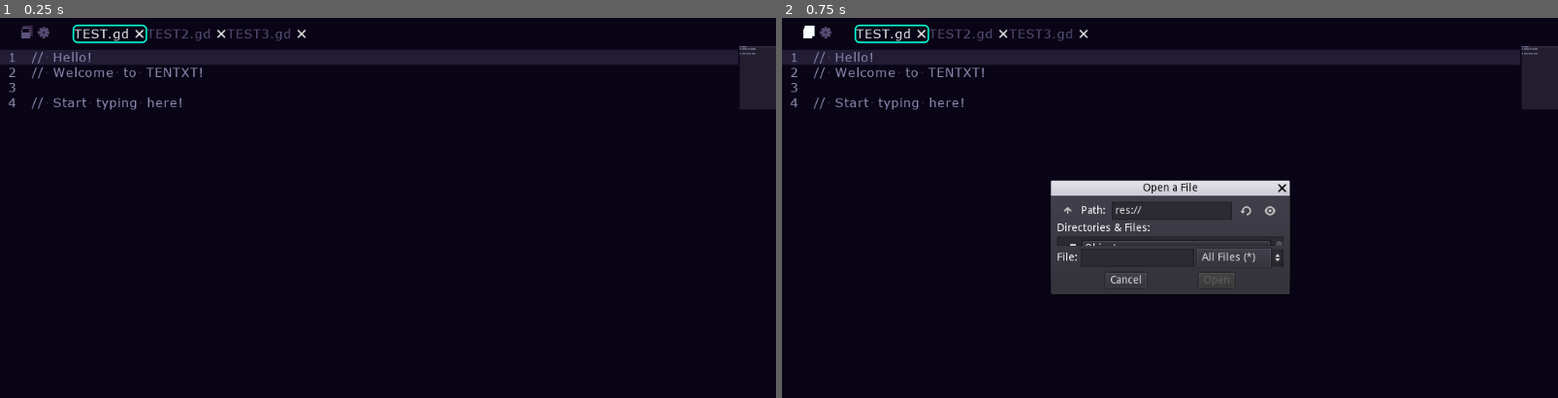
Above: before the commit, frames 1-2 (left to right).
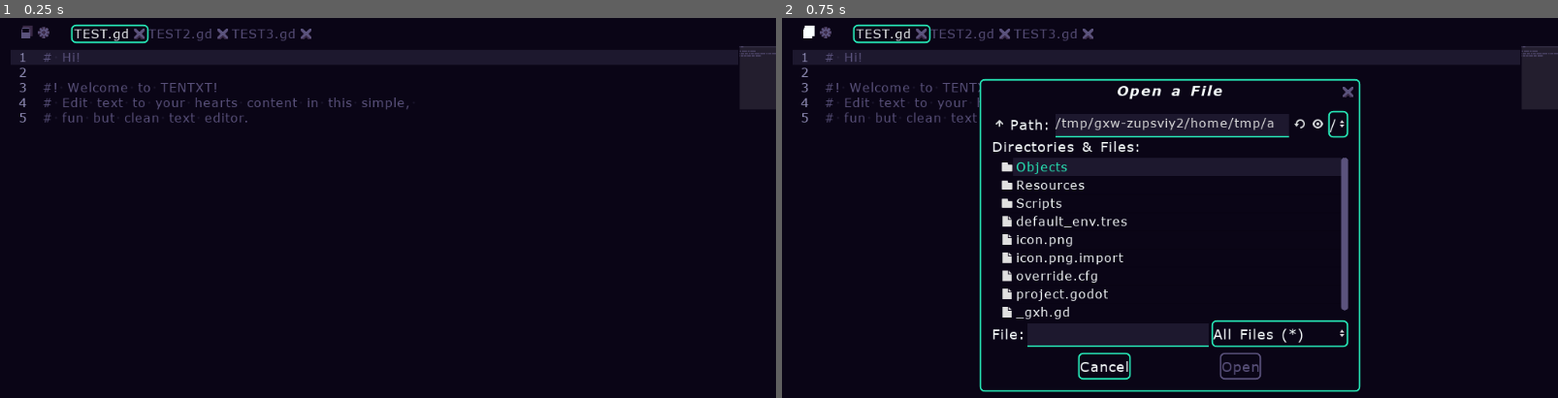
Above: after the commit, the same moments.

Repository: Tenseven-107/TENTXT_text_editor
Game: Godot game, scene res://Objects/Scenes/Main.tscn
The game is run twice, just before and just after one commit, with the same random seed, the same clock (stepped at 60 frames per second) and the same inputs.
Inputs (mouse positions are in pixels of both pictures, inside the frame that each line leads up to):
- Up to frame 1 (0.25 s): no input
- Up to frame 2 (0.75 s): click (805, 33) at 0.5 s

The runs differ from the first frame. In frame 1, 1.7% of the frame differs, in the area x 0-100%, y 1-28%; in frame 2, 15%, in the area x 0-100%, y 1-99%.

Commit message:
Worked a ton on the UI and some functions

Diff:
--- /dev/null
+++ b/Objects/Main/SystemFileDialog.tscn
@@ -0,0 +1,23 @@
+[gd_scene load_steps=3 format=2]
+
+[ext_resource path="res://Scripts/Files/ProjectFileDialog.gd" type="Script" id=1]
+[ext_resource path="res://Resources/Themes/default_theme.tres" type="Theme" id=2]
+
+[node name="SystemFileDialog" type="FileDialog"]
+visible = true
+anchor_left = 0.5
+anchor_top = 0.5
+anchor_right = 0.5
+anchor_bottom = 0.5
+margin_left = -251.0
+margin_top = -189.5
+margin_right = 251.0
+margin_bottom = 189.5
+theme = ExtResource( 2 )
+popup_exclusive = true
+window_title = "Open a File"
+resizable = true
+dialog_hide_on_ok = true
+mode = 0
+access = 2
+script = ExtResource( 1 )
--- a/Objects/Main/TextEditor.tscn
+++ b/Objects/Main/TextEditor.tscn
@@ -9,10 +9,11 @@
 size_flags_horizontal = 3
 size_flags_vertical = 3
 theme = ExtResource( 1 )
-text = "// Hello!
-// Welcome to TENTXT!
+text = "# Hi!
 
-// Start typing here!"
+#! Welcome to TENTXT!
+# Edit text to your hearts content in this simple,
+# fun but clean text editor."
 highlight_current_line = true
 syntax_highlighting = true
 show_line_numbers = true
--- a/Objects/Scenes/Main.tscn
+++ b/Objects/Scenes/Main.tscn
@@ -9,7 +9,10 @@
 [ext_resource path="res://Resources/Icons/Options_Hover.png" type="Texture" id=7]
 [ext_resource path="res://Resources/Icons/File_open_Press.png" type="Texture" id=8]
 [ext_resource path="res://Resources/Icons/Options_Press.png" type="Texture" id=9]
-[ext_resource path="res://Scripts/Files/ProjectFileDialog.gd" type="Script" id=10]
+[ext_resource path="res://Objects/Main/SystemFileDialog.tscn" type="PackedScene" id=10]
+[ext_resource path="res://Resources/Languages/GDScript_support.tres" type="Resource" id=11]
+[ext_resource path="res://Scripts/Editing/SyntaxChanger.gd" type="Script" id=12]
+[ext_resource path="res://Resources/Languages/Csharp_support.tres" type="Resource" id=13]
 
 [node name="Main" type="Node"]
 
@@ -24,11 +27,11 @@
 [node name="TextureBG" type="TextureRect" parent="Control/BackLayer"]
 anchor_right = 1.0
 anchor_bottom = 1.0
-expand = true
 
 [node name="VideoBG" type="VideoPlayer" parent="Control/BackLayer"]
 anchor_right = 1.0
 anchor_bottom = 1.0
+expand = false
 
 [node name="EditorFront" type="VBoxContainer" parent="Control"]
 anchor_right = 1.0
@@ -56,8 +59,8 @@
 size_flags_stretch_ratio = 0.03
 theme = ExtResource( 1 )
 script = ExtResource( 2 )
-file_dialog_path = NodePath("../../FileDialog")
-text_editor_path = NodePath("../Editor/TextEditor")
+file_dialog_path = NodePath("../../SystemFileDialog")
+text_editor_path = NodePath("../Editor/HBoxContainer/TextEditor")
 
 [node name="BackPanel" type="Panel" parent="Control/EditorFront/FileTabs"]
 anchor_right = 1.0
@@ -132,19 +135,27 @@
 margin_bottom = 600.0
 size_flags_vertical = 3
 
-[node name="TextEditor" parent="Control/EditorFront/Editor" instance=ExtResource( 3 )]
+[node name="HBoxContainer" type="HBoxContainer" parent="Control/EditorFront/Editor"]
+anchor_right = 1.0
+anchor_bottom = 1.0
 
-[node name="FileDialog" type="FileDialog" parent="Control"]
-anchor_left = 0.5
-anchor_top = 0.5
-anchor_right = 0.5
-anchor_bottom = 0.5
-margin_left = -157.5
-margin_top = -65.0
-margin_right = 157.5
-margin_bottom = 65.0
-popup_exclusive = true
-window_title = "Open a file"
-resizable = true
-mode = 0
-script = ExtResource( 10 )
+[node name="SmallSideMargin" type="Control" parent="Control/EditorFront/Editor/HBoxContainer"]
+margin_right = 10.0
+margin_bottom = 563.0
+size_flags_horizontal = 3
+size_flags_stretch_ratio = 0.01
+
+[node name="TextEditor" parent="Control/EditorFront/Editor/HBoxContainer" instance=ExtResource( 3 )]
+anchor_right = 0.0
+anchor_bottom = 0.0
+margin_left = 14.0
+margin_right = 1024.0
+margin_bottom = 563.0
+
+[node name="SyntaxChanger" type="Node" parent="Control/EditorFront/Editor"]
+script = ExtResource( 12 )
+syntaxes = [ ExtResource( 11 ), ExtResource( 13 ) ]
+text_editor_path = NodePath("../HBoxContainer/TextEditor")
+
+[node name="SystemFileDialog" parent="Control" instance=ExtResource( 10 )]
+visible = false
--- /dev/null
+++ b/Resources/Fonts/default_editor_font.tres
@@ -0,0 +1,9 @@
+[gd_resource type="DynamicFont" load_steps=2 format=2]
+
+[ext_resource path="res://Resources/Fonts/FontData/VERDANA.TTF" type="DynamicFontData" id=1]
+
+[resource]
+size = 18
+extra_spacing_char = 1
+extra_spacing_space = 3
+font_data = ExtResource( 1 )
--- /dev/null
+++ b/Resources/Fonts/default_font_title.tres
@@ -0,0 +1,11 @@
+[gd_resource type="DynamicFont" load_steps=2 format=2]
+
+[ext_resource path="res://Resources/Fonts/FontData/VERDANAZ.TTF" type="DynamicFontData" id=1]
+
+[resource]
+size = 18
+extra_spacing_top = -8
+extra_spacing_bottom = -8
+extra_spacing_char = 2
+extra_spacing_space = 3
+font_data = ExtResource( 1 )
--- /dev/null
+++ b/Resources/Languages/Csharp_support.tres
@@ -0,0 +1,14 @@
+[gd_resource type="Resource" load_steps=2 format=2]
+
+[ext_resource path="res://Scripts/Editing/LanguageSupport.gd" type="Script" id=1]
+
+[resource]
+script = ExtResource( 1 )
+language_extension = ".cs"
+language_name = "C#"
+keywords = [ "var" ]
+built_in_classes = [ "String", "Array" ]
+value_prefixes = [ "\"" ]
+comments = [ "//" ]
+split_comments = [ "/**./" ]
+bookmark_prefixes = [  ]
--- /dev/null
+++ b/Resources/Languages/GDScript_support.tres
@@ -0,0 +1,14 @@
+[gd_resource type="Resource" load_steps=2 format=2]
+
+[ext_resource path="res://Scripts/Editing/LanguageSupport.gd" type="Script" id=1]
+
+[resource]
+script = ExtResource( 1 )
+language_extension = ".gd"
+language_name = "GDScript"
+keywords = [ "var", "setget", "func" ]
+built_in_classes = [ "String", "Array" ]
+value_prefixes = [ "\"" ]
+comments = [ "#" ]
+split_comments = [  ]
+bookmark_prefixes = [ "#!" ]
--- /dev/null
+++ b/Resources/Languages/Markdown_support.tres
@@ -0,0 +1,14 @@
+[gd_resource type="Resource" load_steps=2 format=2]
+
+[ext_resource path="res://Scripts/Editing/LanguageSupport.gd" type="Script" id=1]
+
+[resource]
+script = ExtResource( 1 )
+language_extension = ".md"
+language_name = "Markdown"
+keywords = [  ]
+built_in_classes = [  ]
+value_prefixes = [  ]
+comments = [ "#" ]
+split_comments = [  ]
+bookmark_prefixes = [  ]
--- a/Resources/Themes/default_theme.tres
+++ b/Resources/Themes/default_theme.tres
@@ -1,6 +1,55 @@
-[gd_resource type="Theme" load_steps=16 format=2]
+[gd_resource type="Theme" load_steps=34 format=2]
 
 [ext_resource path="res://Resources/Fonts/default_font.tres" type="DynamicFont" id=1]
+[ext_resource path="res://Resources/Fonts/default_font_title.tres" type="DynamicFont" id=2]
+[ext_resource path="res://Resources/Fonts/default_editor_font.tres" type="DynamicFont" id=3]
+[ext_resource path="res://Resources/Icons/Close.png" type="Texture" id=4]
+
+[sub_resource type="StyleBoxFlat" id=22]
+bg_color = Color( 0.0392157, 0.0196078, 0.0862745, 1 )
+border_width_left = 2
+border_width_top = 2
+border_width_right = 2
+border_width_bottom = 2
+border_color = Color( 0.356863, 0.32549, 0.490196, 1 )
+corner_radius_top_left = 6
+corner_radius_top_right = 6
+corner_radius_bottom_right = 6
+corner_radius_bottom_left = 6
+expand_margin_top = 4.0
+expand_margin_bottom = 4.0
+
+[sub_resource type="StyleBoxEmpty" id=18]
+
+[sub_resource type="StyleBoxFlat" id=23]
+bg_color = Color( 0.0392157, 0.0196078, 0.0862745, 1 )
+border_width_left = 2
+border_width_top = 2
+border_width_right = 2
+border_width_bottom = 2
+border_color = Color( 0.980392, 1, 1, 1 )
+corner_radius_top_left = 6
+corner_radius_top_right = 6
+corner_radius_bottom_right = 6
+corner_radius_bottom_left = 6
+expand_margin_top = 4.0
+expand_margin_bottom = 4.0
+
+[sub_resource type="StyleBoxFlat" id=19]
+bg_color = Color( 0.0392157, 0.0196078, 0.0862745, 1 )
+border_width_left = 2
+border_width_top = 2
+border_width_right = 2
+border_width_bottom = 2
+border_color = Color( 0.152941, 0.933333, 0.733333, 1 )
+corner_radius_top_left = 6
+corner_radius_top_right = 6
+corner_radius_bottom_right = 6
+corner_radius_bottom_left = 6
+expand_margin_top = 4.0
+expand_margin_bottom = 4.0
+
+[sub_resource type="StyleBoxEmpty" id=21]
 
 [sub_resource type="StyleBoxFlat" id=2]
 bg_color = Color( 0.356863, 0.32549, 0.490196, 1 )
@@ -23,11 +72,29 @@
 corner_radius_bottom_right = 6
 corner_radius_bottom_left = 6
 
-[sub_resource type="StyleBoxLine" id=5]
-color = Color( 0.0666667, 0.0196078, 0.141176, 1 )
-grow_begin = 0.0
-grow_end = 0.0
-thickness = 10
+[sub_resource type="StyleBoxEmpty" id=25]
+content_margin_top = 8.0
+content_margin_bottom = 1.0
+
+[sub_resource type="StyleBoxLine" id=31]
+color = Color( 0.152941, 0.933333, 0.733333, 1 )
+thickness = 2
+
+[sub_resource type="StyleBoxEmpty" id=27]
+
+[sub_resource type="StyleBoxFlat" id=28]
+bg_color = Color( 0.356863, 0.32549, 0.490196, 0.235294 )
+border_width_bottom = 2
+border_color = Color( 0.152941, 0.933333, 0.733333, 1 )
+expand_margin_bottom = 4.0
+shadow_color = Color( 0, 0, 0, 0 )
+
+[sub_resource type="StyleBoxFlat" id=29]
+bg_color = Color( 0.356863, 0.32549, 0.490196, 0.235294 )
+border_width_bottom = 2
+border_color = Color( 0.356863, 0.32549, 0.490196, 1 )
+expand_margin_bottom = 4.0
+shadow_color = Color( 0, 0, 0, 0 )
 
 [sub_resource type="StyleBoxFlat" id=1]
 bg_color = Color( 0.0392157, 0.0196078, 0.0862745, 0.784314 )
@@ -42,7 +109,7 @@
 border_width_top = 2
 border_width_right = 2
 border_width_bottom = 2
-border_color = Color( 0, 1, 0.843137, 1 )
+border_color = Color( 0.152941, 0.933333, 0.733333, 1 )
 corner_radius_top_left = 6
 corner_radius_top_right = 6
 corner_radius_bottom_right = 6
@@ -59,77 +126,142 @@
 
 [sub_resource type="StyleBoxEmpty" id=10]
 
-[sub_resource type="StyleBoxFlat" id=12]
-bg_color = Color( 0.980392, 1, 1, 1 )
-corner_radius_top_left = 6
-corner_radius_top_right = 6
-corner_radius_bottom_right = 6
-corner_radius_bottom_left = 6
+[sub_resource type="StyleBoxEmpty" id=35]
 
 [sub_resource type="StyleBoxEmpty" id=15]
+content_margin_left = 2.0
+content_margin_right = 2.0
+content_margin_top = 0.0
+content_margin_bottom = 0.0
 
 [sub_resource type="StyleBoxEmpty" id=16]
 
+[sub_resource type="StyleBoxFlat" id=36]
+bg_color = Color( 0.0392157, 0.0196078, 0.0862745, 1 )
+border_width_left = 2
+border_width_top = 2
+border_width_right = 2
+border_width_bottom = 2
+border_color = Color( 0.152941, 0.933333, 0.733333, 1 )
+corner_radius_top_left = 6
+corner_radius_top_right = 6
+corner_radius_bottom_right = 6
+corner_radius_bottom_left = 6
+expand_margin_left = 2.0
+expand_margin_right = 2.0
+
+[sub_resource type="StyleBoxEmpty" id=37]
+
+[sub_resource type="StyleBoxFlat" id=33]
+bg_color = Color( 0.0392157, 0.0196078, 0.0862745, 1 )
+expand_margin_top = 4.0
+expand_margin_bottom = 4.0
+
+[sub_resource type="StyleBoxFlat" id=34]
+bg_color = Color( 0.356863, 0.32549, 0.490196, 0.235294 )
+
 [sub_resource type="StyleBoxEmpty" id=6]
 
-[sub_resource type="StyleBoxLine" id=7]
-color = Color( 0.0666667, 0.0196078, 0.141176, 1 )
-grow_begin = 0.0
-grow_end = 0.0
-thickness = 10
+[sub_resource type="StyleBoxEmpty" id=26]
+content_margin_left = 8.0
+content_margin_right = 1.0
+
+[sub_resource type="StyleBoxLine" id=32]
+color = Color( 0.152941, 0.933333, 0.733333, 1 )
+thickness = 2
 vertical = true
 
+[sub_resource type="StyleBoxFlat" id=30]
+bg_color = Color( 0.0392157, 0.0196078, 0.0862745, 1 )
+border_width_left = 2
+border_width_top = 2
+border_width_right = 2
+border_width_bottom = 2
+border_color = Color( 0.152941, 0.933333, 0.733333, 1 )
+corner_radius_top_left = 6
+corner_radius_top_right = 6
+corner_radius_bottom_right = 6
+corner_radius_bottom_left = 6
+expand_margin_top = 30.0
+expand_margin_bottom = 4.0
+
 [resource]
-Button/fonts/font = ExtResource( 1 )
+Button/colors/font_color = Color( 0.980392, 1, 1, 1 )
+Button/colors/font_color_disabled = Color( 0.356863, 0.32549, 0.490196, 1 )
+Button/colors/font_color_focus = Color( 0.980392, 1, 1, 1 )
+Button/colors/font_color_hover = Color( 0.980392, 1, 1, 1 )
+Button/colors/font_color_pressed = Color( 0.152941, 0.933333, 0.733333, 1 )
+Button/fonts/font = ExtResource( 3 )
+Button/styles/disabled = SubResource( 22 )
+Button/styles/focus = SubResource( 18 )
+Button/styles/hover = SubResource( 23 )
+Button/styles/normal = SubResource( 19 )
+Button/styles/pressed = SubResource( 21 )
+ColorPickerButton/fonts/font = ExtResource( 1 )
+Dialogs/constants/margin = 16
 HScrollBar/styles/grabber = SubResource( 2 )
 HScrollBar/styles/grabber_highlight = SubResource( 3 )
 HScrollBar/styles/grabber_pressed = SubResource( 4 )
-HScrollBar/styles/scroll = SubResource( 5 )
-Label/fonts/font = ExtResource( 1 )
+HScrollBar/styles/scroll = SubResource( 25 )
+HSeparator/styles/separator = SubResource( 31 )
+Label/colors/font_color = Color( 0.980392, 1, 1, 1 )
+Label/fonts/font = ExtResource( 3 )
+LineEdit/colors/cursor_color = Color( 0.152941, 0.933333, 0.733333, 1 )
+LineEdit/colors/font_color_selected = Color( 0.0392157, 0.0196078, 0.0862745, 1 )
+LineEdit/colors/font_color_uneditable = Color( 0.356863, 0.32549, 0.490196, 1 )
+LineEdit/colors/selection_color = Color( 0.980392, 1, 1, 1 )
 LineEdit/fonts/font = ExtResource( 1 )
+LineEdit/styles/focus = SubResource( 27 )
+LineEdit/styles/normal = SubResource( 28 )
+LineEdit/styles/read_only = SubResource( 29 )
 Panel/styles/panel = SubResource( 1 )
+PopupDialog/styles/panel = SubResource( 19 )
 PopupMenu/constants/hseparation = 4
 PopupMenu/constants/vseparation = 12
 PopupMenu/fonts/font = ExtResource( 1 )
 PopupMenu/styles/hover = SubResource( 14 )
 PopupMenu/styles/panel = SubResource( 11 )
 PopupMenu/styles/panel_disabled = SubResource( 13 )
+PopupMenu/styles/separator = SubResource( 31 )
 TabContainer/fonts/font = ExtResource( 1 )
 Tabs/colors/font_color_bg = Color( 0.356863, 0.32549, 0.490196, 1 )
 Tabs/colors/font_color_disabled = Color( 0.356863, 0.32549, 0.490196, 0.196078 )
 Tabs/colors/font_color_fg = Color( 0.980392, 1, 1, 1 )
 Tabs/constants/hseparation = 6
 Tabs/fonts/font = ExtResource( 1 )
+Tabs/icons/close = ExtResource( 4 )
 Tabs/styles/button = SubResource( 10 )
-Tabs/styles/button_pressed = SubResource( 12 )
+Tabs/styles/button_pressed = SubResource( 35 )
 Tabs/styles/tab_bg = SubResource( 15 )
 Tabs/styles/tab_disabled = SubResource( 16 )
-Tabs/styles/tab_fg = SubResource( 11 )
-TextEdit/colors/bookmark_color = Color( 0, 1, 0.843137, 1 )
-TextEdit/colors/brace_mismatch_color = Color( 0.839216, 0.101961, 0.533333, 1 )
+Tabs/styles/tab_fg = SubResource( 36 )
+TextEdit/colors/bookmark_color = Color( 0.152941, 0.933333, 0.733333, 1 )
+TextEdit/colors/brace_mismatch_color = Color( 0.831373, 0.117647, 0.235294, 1 )
 TextEdit/colors/breakpoint_color = Color( 0.831373, 0.117647, 0.235294, 1 )
-TextEdit/colors/caret_background_color = Color( 0, 0, 0, 1 )
-TextEdit/colors/caret_color = Color( 0, 1, 0.843137, 1 )
+TextEdit/colors/built_in_class = Color( 0.239216, 1, 0.431373, 1 )
+TextEdit/colors/caret_background_color = Color( 0.0392157, 0.0196078, 0.0862745, 1 )
+TextEdit/colors/caret_color = Color( 0.152941, 0.933333, 0.733333, 1 )
 TextEdit/colors/code_folding_color = Color( 0.8, 0.8, 0.8, 0.8 )
-TextEdit/colors/comment_color = Color( 0.572549, 0.560784, 0.721569, 1 )
-TextEdit/colors/completion_background_color = Color( 0.168627, 0.160784, 0.2, 1 )
+TextEdit/colors/comment_color = Color( 0.356863, 0.32549, 0.490196, 1 )
+TextEdit/colors/completion_background_color = Color( 0.356863, 0.32549, 0.490196, 0.235294 )
 TextEdit/colors/completion_existing_color = Color( 0.87, 0.87, 0.87, 0.13 )
-TextEdit/colors/completion_font_color = Color( 0.67, 0.67, 0.67, 1 )
-TextEdit/colors/completion_scroll_color = Color( 1, 1, 1, 0.29 )
+TextEdit/colors/completion_font_color = Color( 0.670588, 0.670588, 0.670588, 1 )
+TextEdit/colors/completion_scroll_color = Color( 1, 1, 1, 0.290196 )
 TextEdit/colors/completion_selected_color = Color( 0.26, 0.26, 0.27, 1 )
-TextEdit/colors/current_line_color = Color( 0.356863, 0.32549, 0.490196, 0.294118 )
+TextEdit/colors/current_line_color = Color( 0.356863, 0.32549, 0.490196, 0.235294 )
 TextEdit/colors/executing_line_color = Color( 0.2, 0.8, 0.2, 0.4 )
 TextEdit/colors/font_color = Color( 0.980392, 1, 1, 1 )
 TextEdit/colors/font_color_readonly = Color( 0.88, 0.88, 0.88, 0.5 )
-TextEdit/colors/font_color_selected = Color( 0, 0, 0, 1 )
+TextEdit/colors/font_color_selected = Color( 0.0392157, 0.0196078, 0.0862745, 1 )
 TextEdit/colors/function_color = Color( 0.282353, 0.545098, 0.831373, 1 )
+TextEdit/colors/keyword_color = Color( 1, 0.254902, 0.490196, 1 )
 TextEdit/colors/line_number_color = Color( 0.572549, 0.560784, 0.721569, 1 )
 TextEdit/colors/mark_color = Color( 1, 0.4, 0.4, 0.4 )
-TextEdit/colors/member_variable_color = Color( 0.9, 0.31, 0.35, 1 )
+TextEdit/colors/member_variable_color = Color( 1, 0.254902, 0.490196, 1 )
 TextEdit/colors/number_color = Color( 0.776471, 0.847059, 0.192157, 1 )
+TextEdit/colors/prefix_value_color = Color( 1, 0.592157, 0.341176, 1 )
 TextEdit/colors/safe_line_number_color = Color( 0.67, 0.78, 0.67, 0.6 )
 TextEdit/colors/selection_color = Color( 1, 1, 1, 1 )
-TextEdit/colors/string_value_color = Color( 1, 0.592157, 0.341176, 1 )
 TextEdit/colors/symbol_color = Color( 0.94, 0.94, 0.94, 1 )
 TextEdit/colors/word_highlighted_color = Color( 0.8, 0.9, 0.9, 0.15 )
 TextEdit/constants/completion_lines = 7
@@ -137,10 +269,25 @@
 TextEdit/constants/completion_scroll_width = 7
 TextEdit/constants/line_spacing = 10
 TextEdit/fonts/font = ExtResource( 1 )
+TextEdit/styles/focus = SubResource( 37 )
 TextEdit/styles/normal = SubResource( 1 )
+Tree/colors/font_color = Color( 0.980392, 1, 1, 1 )
+Tree/colors/font_color_selected = Color( 0.152941, 0.933333, 0.733333, 1 )
 Tree/fonts/font = ExtResource( 1 )
 Tree/fonts/title_button_font = ExtResource( 1 )
+Tree/styles/bg = SubResource( 33 )
+Tree/styles/selected = SubResource( 34 )
+Tree/styles/selected_focus = SubResource( 34 )
 VScrollBar/styles/grabber = SubResource( 2 )
 VScrollBar/styles/grabber_highlight = SubResource( 3 )
 VScrollBar/styles/grabber_pressed = SubResource( 6 )
-VScrollBar/styles/scroll = SubResource( 7 )
+VScrollBar/styles/scroll = SubResource( 26 )
+VSeparator/styles/separator = SubResource( 32 )
+WindowDialog/colors/title_color = Color( 0.980392, 1, 1, 1 )
+WindowDialog/constants/close_h_ofs = 24
+WindowDialog/constants/close_v_ofs = 21
+WindowDialog/constants/title_height = 32
+WindowDialog/fonts/title_font = ExtResource( 2 )
+WindowDialog/icons/close = ExtResource( 4 )
+WindowDialog/icons/close_highlight = ExtResource( 4 )
+WindowDialog/styles/panel = SubResource( 30 )
--- /dev/null
+++ b/Scripts/Editing/LanguageSupport.gd
@@ -0,0 +1,30 @@
+extends Resource
+class_name EditorLanguageSupport
+
+
+
+
+# Lists of different words
+export (String) var language_extension: String = ".gd"
+export (String) var language_name: String = "GDScript"
+
+# - Keywords
+export (Array, String) var keywords: Array
+
+# - Class
+export (Array, String) var built_in_classes: Array
+
+# - Value prefixes (strings)
+export (Array, String) var value_prefixes: Array = ["\""]
+
+# - Comments
+export (Array, String) var comments: Array
+
+# - Split Comments
+# With split comments, fill in the start (like "/**") split with a . and then the end, like: "/**./"
+export (Array, String) var split_comments: Array
+
+
+# Other
+# - Bookmark prefix
+export (Array, String) var bookmark_prefixes: Array
--- /dev/null
+++ b/Scripts/Editing/SyntaxChanger.gd
@@ -0,0 +1,81 @@
+extends Node
+class_name SyntaxChanger
+tool
+
+
+
+# List of all syntaxes
+export (Array, Resource) var syntaxes: Array setget set_syntaxes, get_syntaxes
+
+
+func set_syntaxes(new_list: Array):
+	for syntax in new_list:
+		if (syntax is EditorLanguageSupport) == false and syntax != null:
+			return
+
+	syntaxes = new_list
+
+func get_syntaxes() -> Array: return syntaxes
+
+
+
+# Objects
+export (NodePath) var text_editor_path: NodePath
+onready var text_editor: TextEditor = get_node(text_editor_path)
+
+
+
+# Setup
+func _ready():
+	load_syntax_based_on_extension(".gd") # Standard openning language
+
+
+
+# Load syntax with extension
+func load_syntax_based_on_extension(extension: String):
+	var used_syntax: EditorLanguageSupport
+
+	for syntax in syntaxes:
+		if syntax is EditorLanguageSupport and syntax.language_extension == extension:
+			used_syntax = syntax
+
+	if used_syntax == null:
+		text_editor.reset_syntax()
+		return
+
+	apply_syntax(used_syntax)
+	text_editor.set_syntax(used_syntax)
+
+
+
+# Load syntax from list based on extension on path
+func load_syntax_based_on_path(path: String):
+	pass
+
+
+
+# Apply syntax
+func apply_syntax(syntax: EditorLanguageSupport):
+	text_editor.clear_colors()
+
+	# Add keywords
+	# - Keywords
+	for keyword in syntax.keywords:
+		text_editor.add_keyword_color(keyword, text_editor.get_color("keyword_color", text_editor.theme_type_variation))
+
+	# - Built in classes
+	for _class in syntax.built_in_classes:
+		text_editor.add_keyword_color(_class, text_editor.get_color("built_in_class", text_editor.theme_type_variation))
+
+	# - Value prefixes
+	for value_prefix in syntax.value_prefixes:
+		text_editor.add_color_region(value_prefix, value_prefix, text_editor.get_color("prefix_value_color", text_editor.theme_type_variation))
+
+	# - comments
+	for comment_prefix in syntax.comments:
+		text_editor.add_color_region(comment_prefix, "", text_editor.get_color("comment_color", text_editor.theme_type_variation), true)
+
+	# - Split comments
+	for split_comment_prefix in syntax.split_comments:
+		var prefixes: Array = split_comment_prefix.split(".", true, 1)
+		text_editor.add_color_region(prefixes[0], prefixes[1], text_editor.get_color("comment_color", text_editor.theme_type_variation), false)
--- a/Scripts/Editing/TextEditor.gd
+++ b/Scripts/Editing/TextEditor.gd
@@ -1,5 +1,13 @@
 extends TextEdit
 class_name TextEditor
+
+
+
+# CONTSANTS
+const READ_UPDATE_TIME: float = 0.5
+
+# Current syntax auto prefixes
+var current_book_mark_prefixes: Array = []
 
 
 
@@ -7,7 +15,14 @@
 func _ready():
 	# Colors
 	set_editor_colors()
-	add_prefix_colors()
+
+	# Base set up
+	yield(get_tree().create_timer(READ_UPDATE_TIME), "timeout")
+
+	check_text()
+
+	# Set up signals
+	connect("text_changed", self, "check_text")
 
 
 # - Colors
@@ -18,24 +33,10 @@
 
 	VisualServer.set_default_clear_color(Color(bg_color.r, bg_color.g, bg_color.b))
 
-	# Set editor colors
-	theme.set_color("caret_background_color", theme_type_variation, bg_color)
-	theme.set_color("font_color_selected", theme_type_variation, bg_color)
 
 
-# -- Add prefix colors
-func add_prefix_colors():
-	# Values
-	add_color_region("\"", "\"", get_color("string_value_color"), false)
-
-	# Comments
-	# NOTE: Update these depending on filetype later to avoid prefixes having the wrong color in other languages
-	add_color_region("//", "", get_color("comment_color", theme_type_variation),true)
-	add_color_region("#", "", get_color("comment_color", theme_type_variation), true)
-
-
-
-# Openning a file
+# File management
+# - Openning a file
 func load_file(path: String):
 	var file: File = File.new()
 	file.open(path, File.READ)
@@ -43,3 +44,36 @@
 	text = file.get_as_text()
 
 	file.close()
+
+
+
+# Syntax control
+func set_syntax(used_syntax: EditorLanguageSupport):
+	if used_syntax == null: return
+
+	current_book_mark_prefixes = used_syntax.bookmark_prefixes
+
+
+
+# Checking text when text is updated
+func check_text():
+	check_for_editor_prefixes()
+
+
+# - Check if a new editor prefix is added
+func check_for_editor_prefixes():
+	# Wait a couple frames
+	yield(get_tree().create_timer(READ_UPDATE_TIME), "timeout")
+
+	# Bookmarks
+	for prefix in current_book_mark_prefixes: # OPTIMIZE LATER
+		for line_number in get_line_count():
+			if line_number == get_line_count(): break
+
+			# Adding bookmarks
+			if get_line(line_number).begins_with(prefix) == true:
+				set_line_as_bookmark(line_number, true)
+
+			# Removing bookmarks
+			if is_line_set_as_bookmark(line_number) and get_line(line_number).begins_with(prefix) == false:
+				set_line_as_bookmark(line_number, false)
--- a/Scripts/Files/EditorBar.gd
+++ b/Scripts/Files/EditorBar.gd
@@ -31,11 +31,10 @@
 
 
 
-# Open file dialog for user to select a file to open\
+# Open file dialog for user to select a file to open
 func open_file_dialog():
 	file_dialog.show()
 	file_dialog.invalidate()
-
 
 # -- Open the file
 func load_file(path: String):
@@ -43,7 +42,8 @@
 
 
 
-# Close tabs
+# Tab control
+# - Close tab
 func close_tab(tab_idx: int):
 	# TODO: Add a saving popup asking if you want to save this file
 
--- a/project.godot
+++ b/project.godot
@@ -14,6 +14,16 @@
 "language": "GDScript",
 "path": "res://Scripts/Files/EditorBar.gd"
 }, {
+"base": "Resource",
+"class": "EditorLanguageSupport",
+"language": "GDScript",
+"path": "res://Scripts/Editing/LanguageSupport.gd"
+}, {
+"base": "Node",
+"class": "SyntaxChanger",
+"language": "GDScript",
+"path": "res://Scripts/Editing/SyntaxChanger.gd"
+}, {
 "base": "TextEdit",
 "class": "TextEditor",
 "language": "GDScript",
@@ -21,6 +31,8 @@
 } ]
 _global_script_class_icons={
 "EditorBar": "",
+"EditorLanguageSupport": "",
+"SyntaxChanger": "",
 "TextEditor": ""
 }
 
Not shown: 1 places in Objects/Scenes/Main.tscn that only renumber resources
Binary file added: Resources/Fonts/FontData/VERDANAB.TTF
Binary file added: Resources/Fonts/FontData/VERDANAI.TTF
Binary file added: Resources/Fonts/FontData/VERDANAZ.TTF
Binary file added: Resources/Icons/Close.png
Not shown, added: Resources/Icons/Close.png.import
